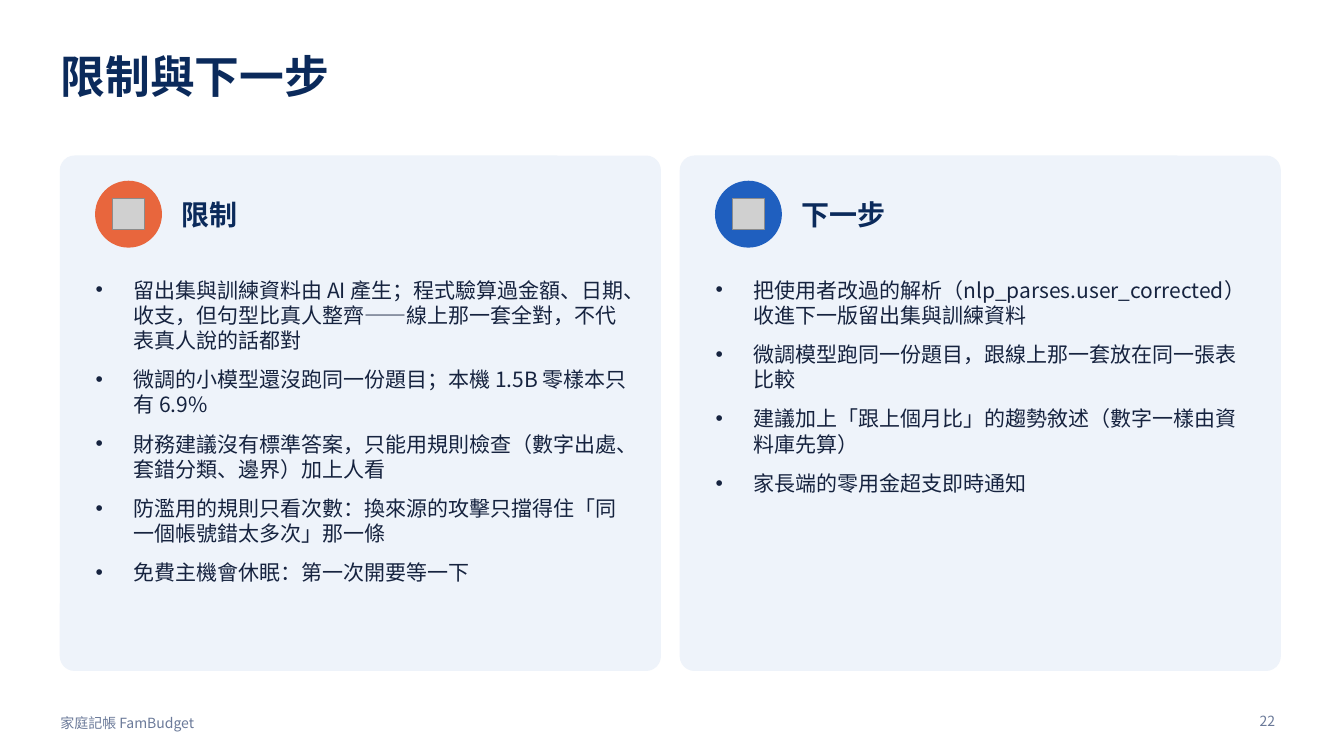
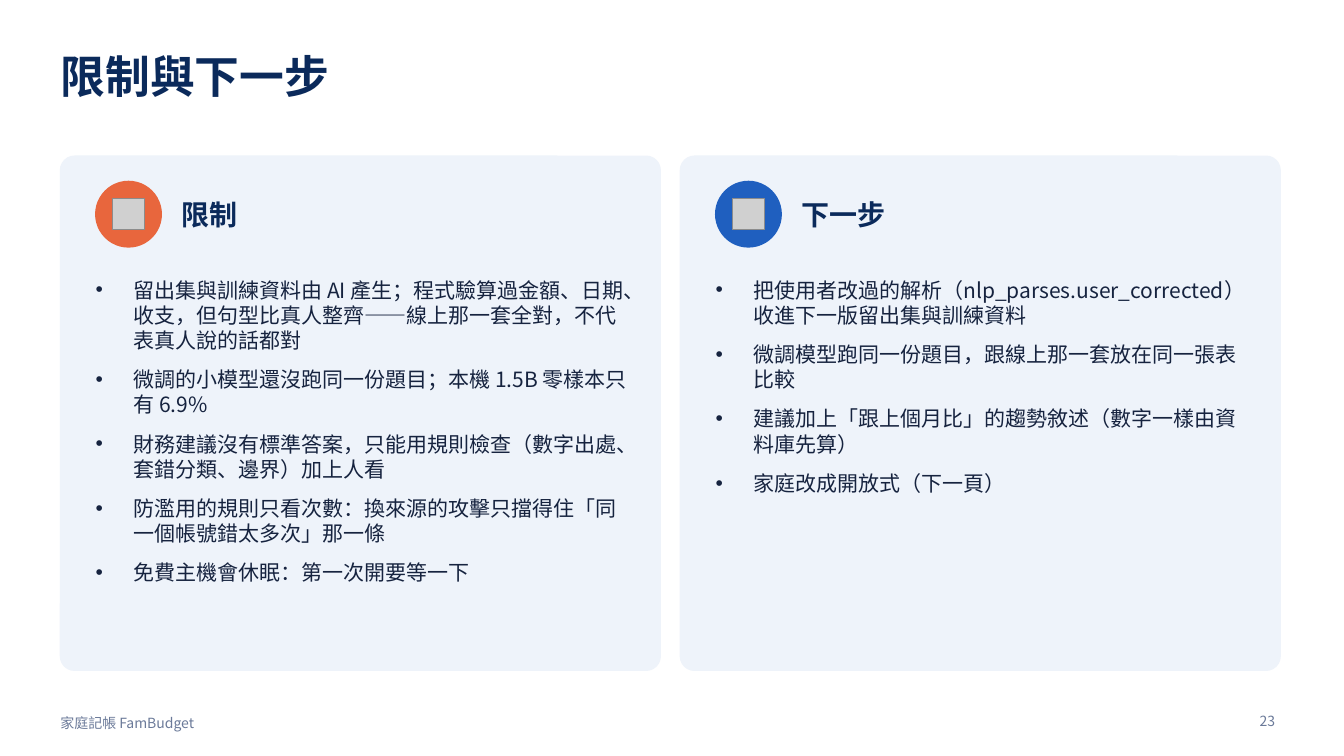
Before and after one commit to cbes502034/final_project, a slide deck: slide 23 of report/家庭記帳_期末報告.pptx (slide 22 before the commit). Drawn at 1344x756 pixels with LibreOffice and Linux fonts; fonts in the diff are those of the drawing; grey boxes stand for pictures. Boxes give left, top, right and bottom in pixels: in the first picture for what was removed or moved away, otherwise in the second. Text is boxed around its words. In the diff, an @@ line names an element or a change of style, - is before the commit and + after.

```diff
--- a/report/家庭記帳_期末報告.pptx
+++ b/report/家庭記帳_期末報告.pptx
@@ text at (753, 473, 1005, 493): text changed @@
-• 家長端的零用金超支即時通知
+• 家庭改成開放式（下一頁）
@@ page number at (1260, 715, 1276, 726): text changed @@
-22
+23
```
Also in this commit, not shown: 3 other slides changed, 2 slides added, 20 other files.
